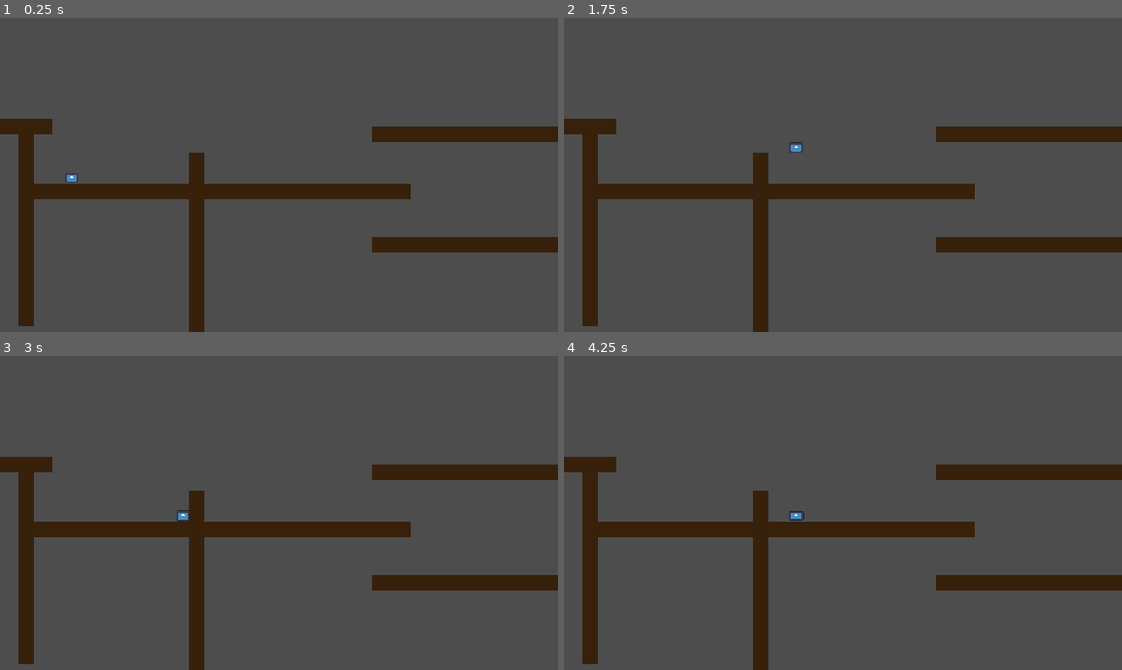
Above: before the commit, frames 1-4 (two rows, left to right).
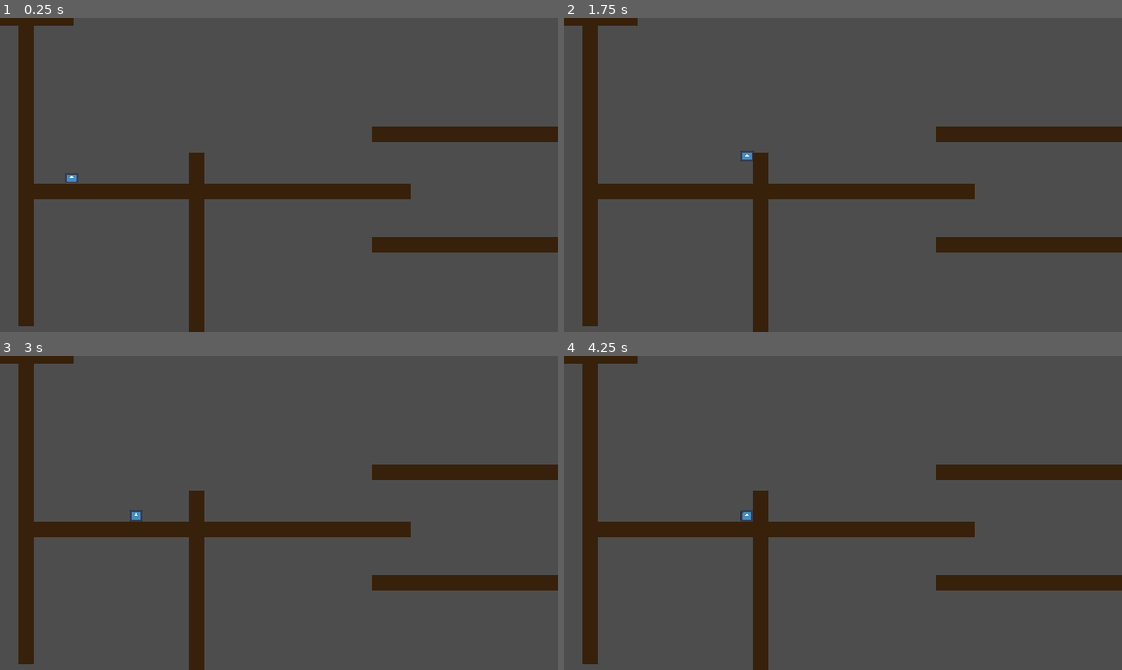
Above: after the commit, the same moments.

Repository: greatmomo/Advanced-Character-Controller
Game: Godot game, scene res://world.tscn
The game is run twice, just before and just after one commit, with the same random seed, the same clock (stepped at 60 frames per second) and the same inputs. The engine's default icon, where the game draws it, is replaced by a stand-in: a white triangle on a blue panel in a dark square.
Inputs:
- Up to frame 1 (0.25 s): no input
- Up to frame 2 (1.75 s): tap Enter at 0.5 s; hold Space (jump) 0.53-1.28 s; hold D (move_right) from 0.53 s (still down); tap Ctrl (dash) at 0.6, 1.55 s; tap Space (jump) at 1.35, 1.52 s
- Up to frame 3 (3 s): tap Space (jump) at 1.82 s; release D (move_right) at 2.03 s; hold A (move_left) 2.03-2.78 s; hold Space (jump) 2.03-2.78 s; tap Ctrl (dash) at 2.1, 2.85 s; hold D (move_right) from 2.78 s (still down)
- Up to frame 4 (4.25 s): keep holding D (move_right); tap Space (jump) at 3.02, 3.32 s; hold Space (jump) from 3.53 s (still down)

The runs differ from the first frame. In frame 1, 1.5% of the frame differs, in the area x 0-14%, y 0-38%; in frame 2, 1.6%; in frame 3, 1.6%; in frame 4, 1.6%, in the area x 0-44%, y 0-53%.

Commit message:
wall jump basic

Diff:
--- a/Player/Air.gd
+++ b/Player/Air.gd
@@ -49,6 +49,9 @@
 	if Input.is_action_just_pressed("dash"):
 		state_machine.transition_to("Dash")
 
+	if player.is_on_wall():
+		state_machine.transition_to("Wall")
+
 	player.sprite_2d.scale.y = remap(abs(player.velocity.y), 0, abs(player.jump_impulse), 0.075, 0.175)
 	player.sprite_2d.scale.x = remap(abs(player.velocity.y), 0, abs(player.jump_impulse), 0.125, 0.075)
 
--- /dev/null
+++ b/Player/Wall.gd
@@ -0,0 +1,36 @@
+extends PlayerState
+
+#@export var _animation_player : NodePath
+#@onready var animation_player:AnimationPlayer = get_node(_animation_player)
+
+func enter(msg := {}) -> void:
+	#animation_player.play("Wall")
+	player.velocity.y = 0.0
+	pass
+
+func physics_update(delta) -> void:
+	if not is_zero_approx(player.get_input_direction()):
+		player.velocity.x = lerp(player.velocity.x, player.get_input_direction() * player.speed, player.acceleration * delta)
+	else:
+		player.velocity.x = lerp(player.velocity.x, 0.0, player.air_friction * delta)
+
+	player.velocity.y += player.gravity * delta * player.wall_gravity_ratio
+
+	player.sprite_2d.scale.y = lerp(player.sprite_2d.scale.y, 0.1, 1 - pow(0.01, delta))
+	player.sprite_2d.scale.x = lerp(player.sprite_2d.scale.x, 0.1, 1 - pow(0.01, delta))
+
+	# jump off wall
+	if Input.is_action_just_pressed("jump"):
+		player.velocity.x -= player.orientation
+		state_machine.transition_to("Air", {do_jump = true})
+
+	if Input.is_action_just_pressed("dash"):
+		player.velocity.x -= player.orientation
+		state_machine.transition_to("Dash")
+
+	player.move_and_slide()
+
+	if not player.is_on_wall():
+		state_machine.transition_to("Air")
+
+	player.previous_velocity = player.velocity
--- a/Player/player.gd
+++ b/Player/player.gd
@@ -30,6 +30,9 @@
 @export var coyote_time_val := 0.5
 var coyote_timer := 0.0
 
+@export_category("wall_jump")
+@export var wall_gravity_ratio := 0.2
+
 var orientation := 0
 var previous_velocity := Vector2.ZERO
 
--- a/Player/player.tscn
+++ b/Player/player.tscn
@@ -6,6 +6,7 @@
 [ext_resource type="Script" path="res://Player/Idle.gd" id="4_neing"]
 [ext_resource type="Script" path="res://Player/Run.gd" id="5_8gxh0"]
 [ext_resource type="Script" path="res://Player/Air.gd" id="6_aarc7"]
+[ext_resource type="Script" path="res://Player/Wall.gd" id="7_ndgc7"]
 [ext_resource type="Script" path="res://Player/Dash.gd" id="7_yob74"]
 
 [sub_resource type="CapsuleShape2D" id="CapsuleShape2D_lxtkj"]
@@ -37,5 +38,8 @@
 [node name="Air" type="Node" parent="StateMachine"]
 script = ExtResource("6_aarc7")
 
+[node name="Wall" type="Node" parent="StateMachine"]
+script = ExtResource("7_ndgc7")
+
 [node name="Dash" type="Node" parent="StateMachine"]
 script = ExtResource("7_yob74")
--- a/StateMachine.gd
+++ b/StateMachine.gd
@@ -43,3 +43,4 @@
 	state = get_node(target_state_name)
 	state.enter(msg)
 	emit_signal("transitioned", state.name)
+	#print("entered state " + str(state))
--- a/world.tscn
+++ b/world.tscn
@@ -17,6 +17,10 @@
 position = Vector2(27, 158)
 rotation = 1.57079
 
+[node name="Platform10" parent="Platforms" instance=ExtResource("3_08awg")]
+position = Vector2(27, -40)
+rotation = 1.57079
+
 [node name="Platform6" parent="Platforms" instance=ExtResource("3_08awg")]
 position = Vector2(203, 179)
 rotation = 1.57079
@@ -30,7 +34,7 @@
 rotation = 1.57079
 
 [node name="Platform3" parent="Platforms" instance=ExtResource("3_08awg")]
-position = Vector2(-106, 112)
+position = Vector2(-84, 0)
 
 [node name="Platform4" parent="Platforms" instance=ExtResource("3_08awg")]
 position = Vector2(424, 120)
Not shown: 1 places in Player/player.tscn that only renumber resources
